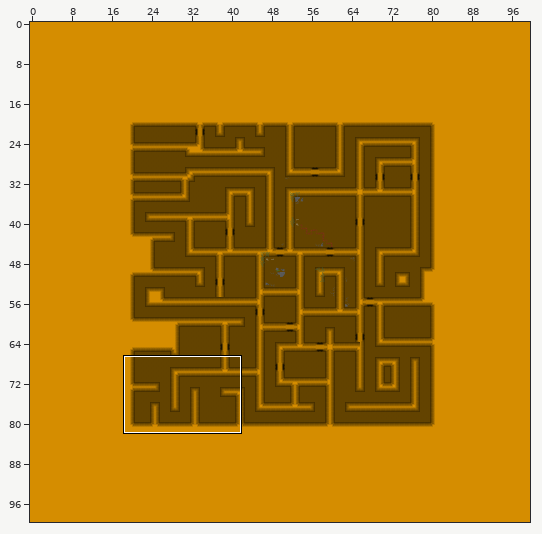
Two versions of a level (Tiled map, resources/pyramid.tmx). Above: a wide view before the commit, with the close-up outlined.
Close-up. First the earlier version:
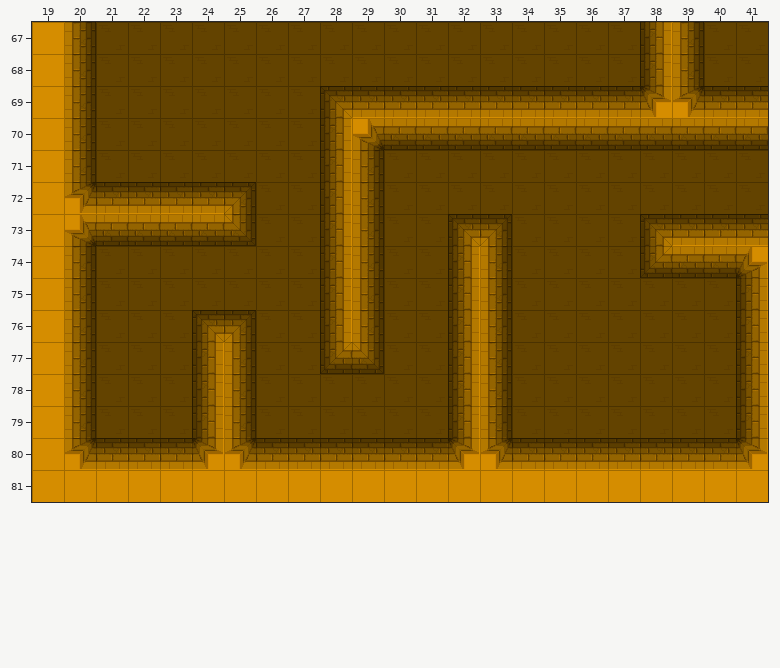
Cells are 32x32 px. Shown: x 19..41, y 67..81. The commit also changed other parts of the map, which this record leaves out.
The same view after the edit:
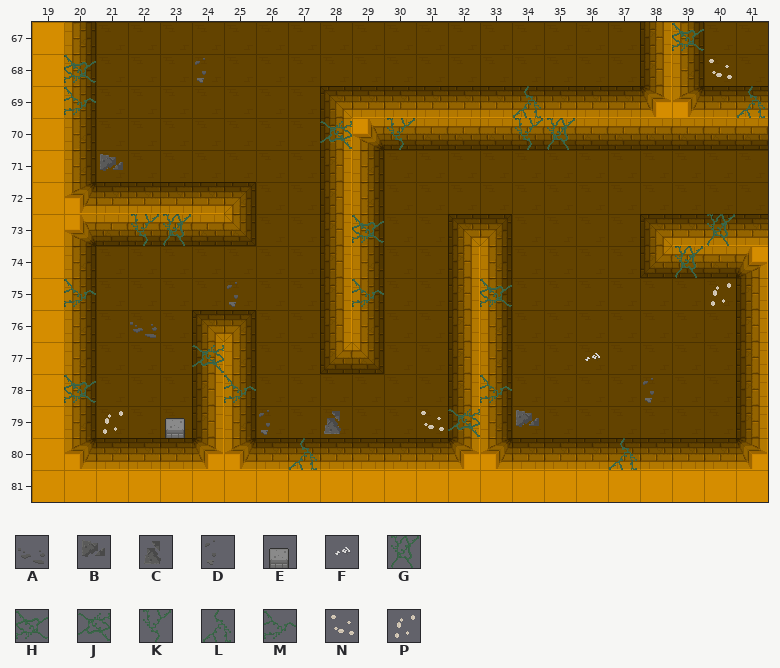
Key: from "deco": A 70, B 85, C 85 turned 270, D 100, E 208, F 241, G 272, H 272 turned 270, J 272 turned 90, K 273, L 273 turned 180, M 273 turned 270, N 274, P 274 turned 90.
_ is an empty cell.
Change:
Changed rows in their new state; . is an unchanged cell.
Layer "Deco":
first column x 20:
67 ...................H..
68 H...D...............N.
69 M.............L......L
70 ........J.K...KG......
71 .B....................
73 ..KG.....H..........G.
74 ...................G..
75 M....D...M...H......P.
76 ..A...................
77 ....J...........F.....
78 H....M.......M....D...
79 .P.E..D.C..NJ.B.......
80 .......L.........L....
